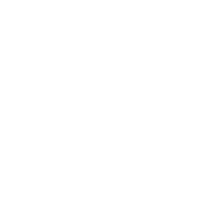
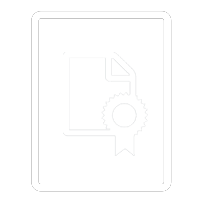
Layered file, before and after one edit (200px x 200px). Changes by layer:
added layer "personal Skill" above "social network" over (x1=63, y1=52, x2=148, y2=156)
showed "frame" over (x1=31, y1=11, x2=172, y2=192)
